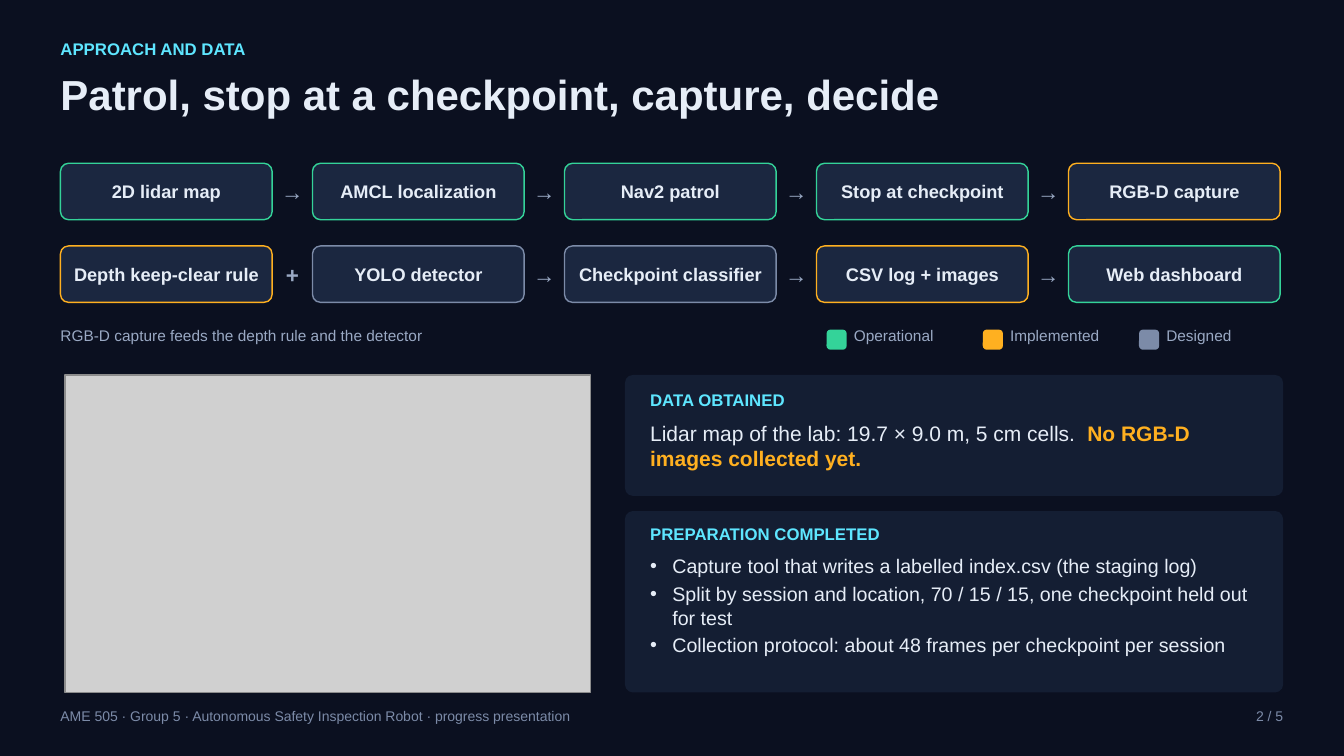
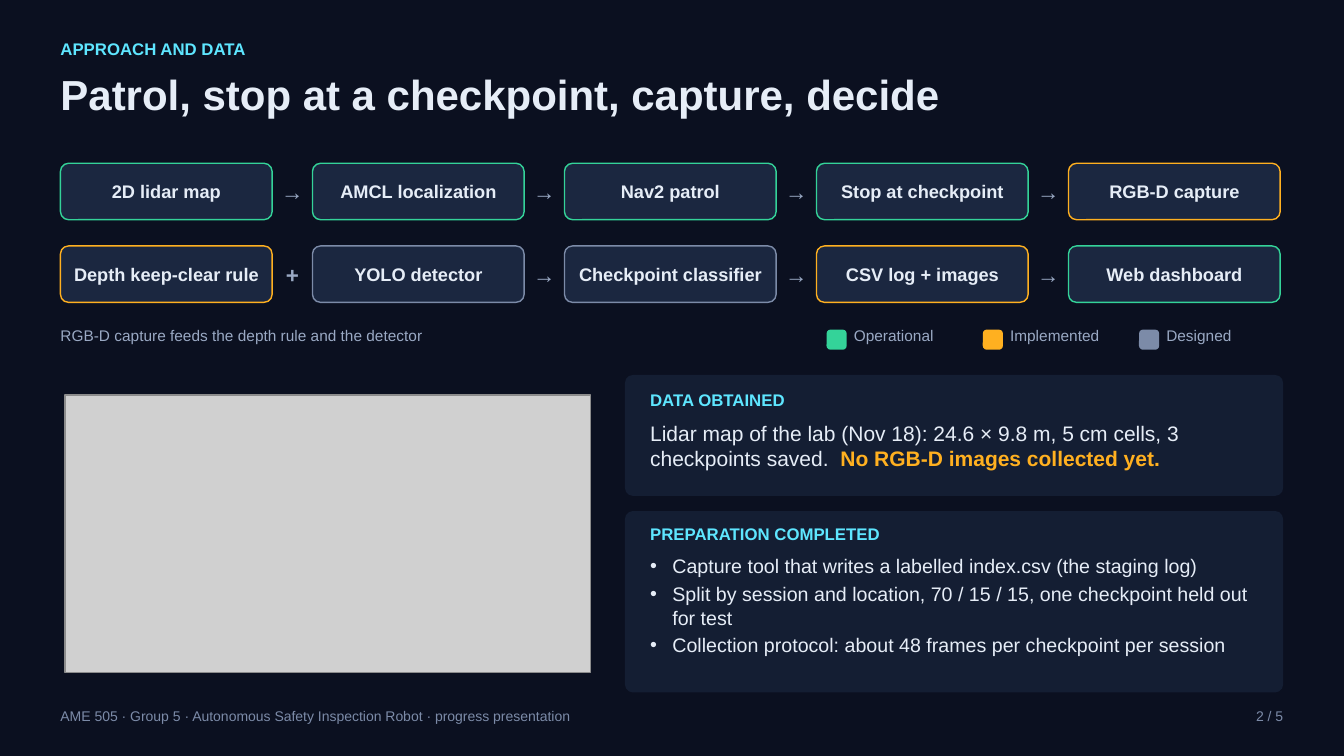
Before and after one commit to Nirmalworks/safety-inspection-robot, a slide deck: slide 2 of docs/progress/AME505_Group5_progress_slides.pptx. Drawn at 1344x756 pixels with LibreOffice and Linux fonts; fonts in the diff are those of the drawing; grey boxes stand for pictures. Boxes give left, top, right and bottom in pixels: in the first picture for what was removed or moved away, otherwise in the second. Text is boxed around its words. In the diff, an @@ line names an element or a change of style, - is before the commit and + after.

```diff
--- a/docs/progress/AME505_Group5_progress_slides.pptx
+++ b/docs/progress/AME505_Group5_progress_slides.pptx
@@ picture: place and size @@
-picture at box(66, 375, 591, 693)
+picture at box(66, 395, 591, 673)
@@ text at box(650, 425, 1179, 470): text changed @@
-Lidar map of the lab: 19.7 × 9.0 m, 5 cm cells. No RGB-D images collected yet.
+Lidar map of the lab (Nov 18): 24.6 × 9.8 m, 5 cm cells, 3 checkpoints saved. No RGB-D images collected yet.
```
Also in this commit, not shown: 2 other slides changed, 2 other files.
